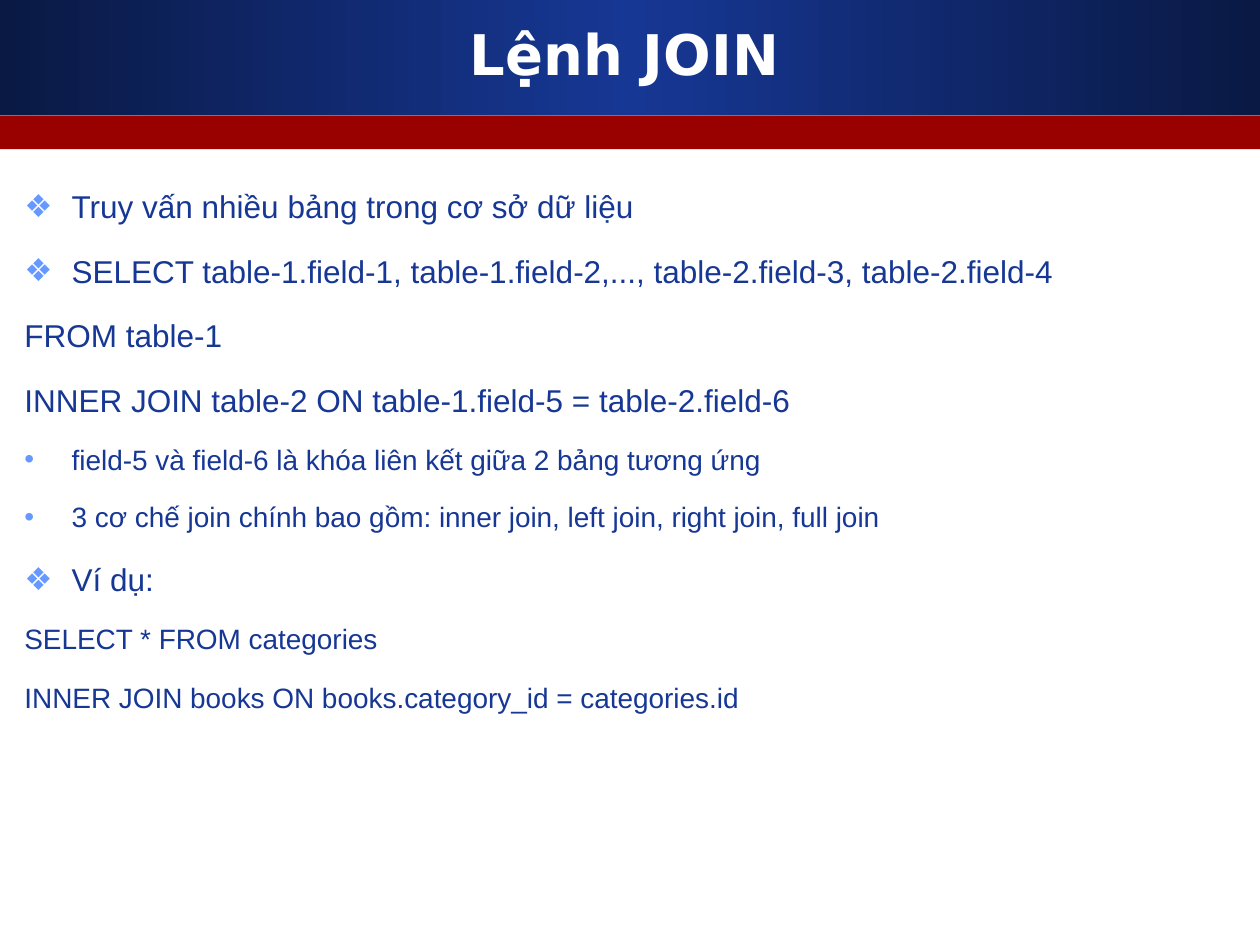
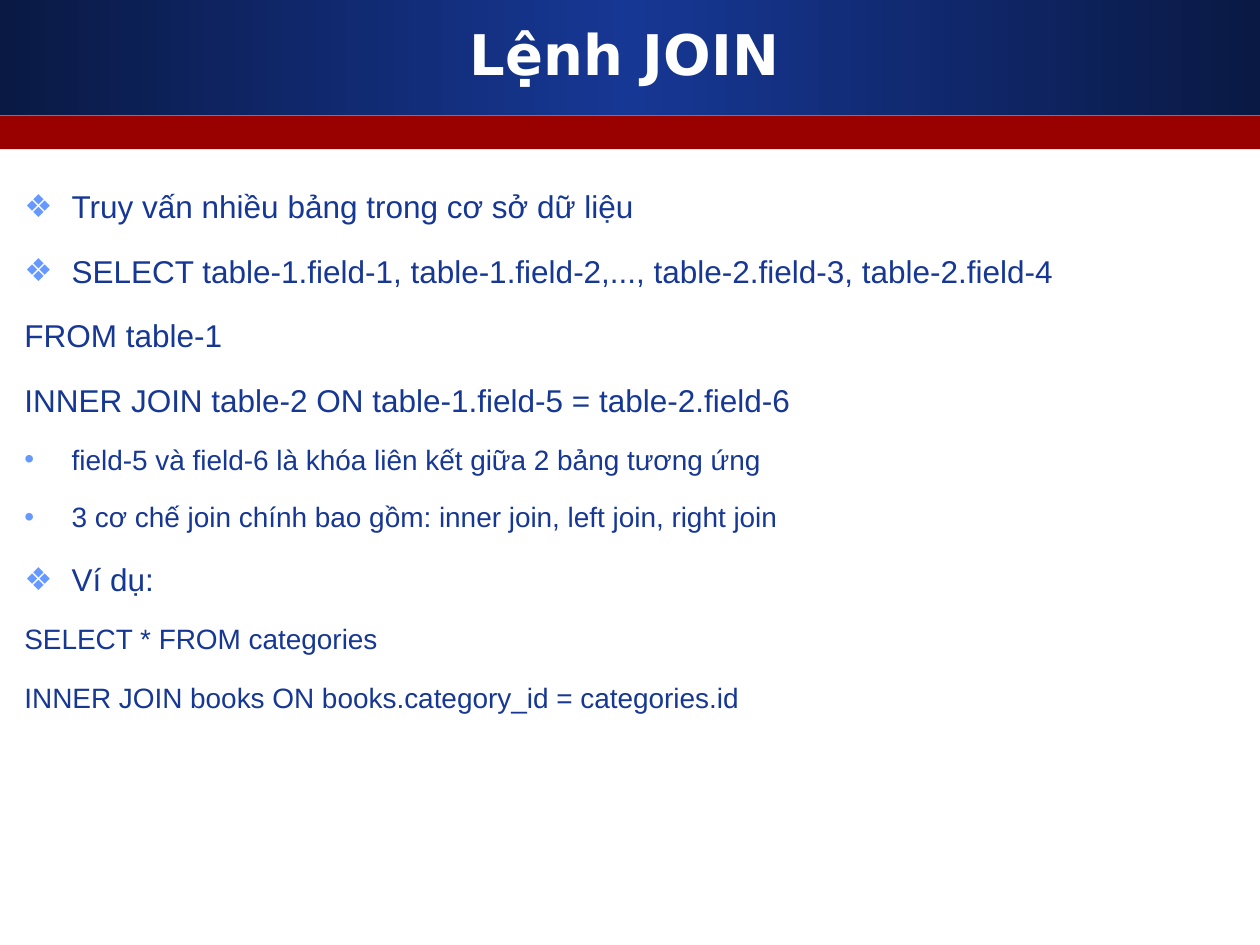
Before and after one commit to melng124/php39_devpro, a slide deck: slide 18 of Day17_PhpMyadmin_MySQL_Overview/Slides/2_MySQL_Query.ppt. Drawn at 1260x945 pixels with LibreOffice and Linux fonts; fonts in the diff are those of the drawing. Boxes give left, top, right and bottom in pixels: in the first picture for what was removed or moved away, otherwise in the second. Text is boxed around its words. In the diff, an @@ line names an element or a change of style, - is before the commit and + after.

```diff
--- a/Day17_PhpMyadmin_MySQL_Overview/Slides/2_MySQL_Query.ppt
+++ b/Day17_PhpMyadmin_MySQL_Overview/Slides/2_MySQL_Query.ppt
@@ text at bbox=[72, 506, 777, 533]: text changed @@
-• 3 cơ chế join chính bao gồm: inner join, left join, right join, full join
+• 3 cơ chế join chính bao gồm: inner join, left join, right join
```
Also in this commit, not shown: 2 other files.
